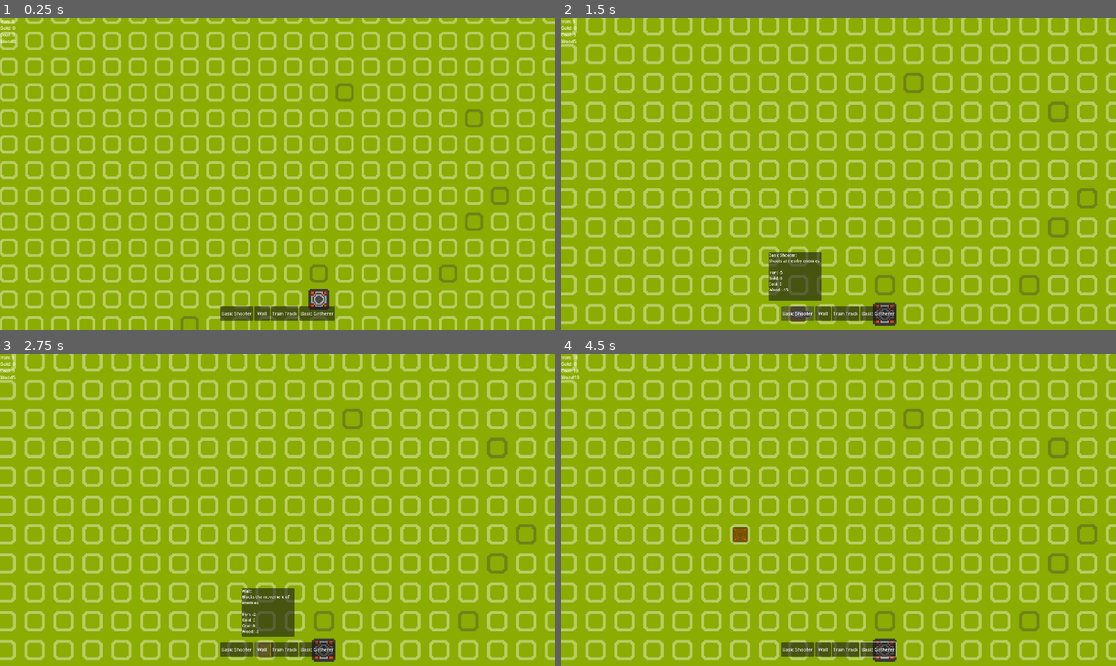
Above: before the commit, frames 1-4 (two rows, left to right).
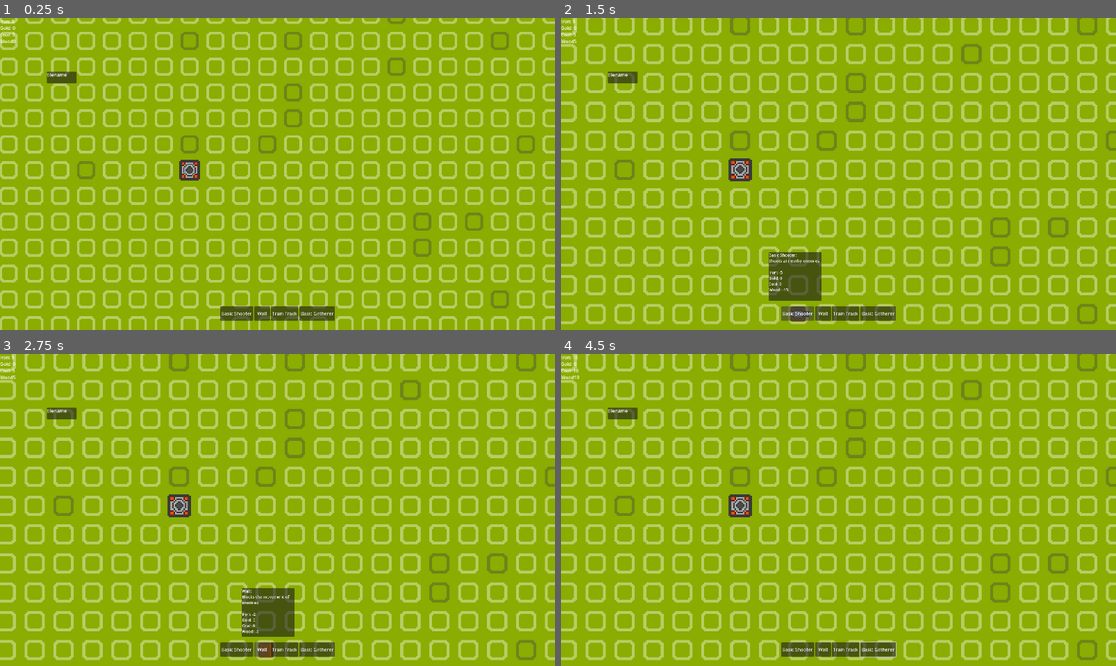
Above: after the commit, the same moments.

Repository: howarja/TowerDefenseGDD335
Game: Godot game, scene res://Scenes/main_scene.tscn
Same seed, same stepped clock (60 frames per second), same inputs: the game is played once before the commit and once after it.
Inputs (mouse positions are in pixels of both pictures, inside the frame that each line leads up to):
- Up to frame 1 (0.25 s): no input
- Up to frame 2 (1.5 s): tap Enter at 0.5 s; move the mouse to (960, 158) at 0.52 s; press the mouse at (960, 158) at 0.53 s; hold Right 0.53-1.25 s; tap Middle mouse button (Deselect, bound only after the commit) at 0.8 s; release the mouse at (960, 158) at 1.25 s; click "Basic Shooter" at 1.25 s
- Up to frame 3 (2.75 s): click "Wall" at 2 s
- Up to frame 4 (4.5 s): click "Train Track" at 2.75 s; click "Basic Gatherer" at 3.5 s; move the mouse to (727, 525) at 4.27 s; hold Down from 4.28 s (still down); tap Middle mouse button (Deselect, bound only after the commit) at 4.35 s

The runs differ from the first frame. In frame 1, 2.4% of the frame differs, in the area x 8-97%, y 0-100%; in frame 2, 2.6%; in frame 3, 2.6%; in frame 4, 2.8%, in the area x 8-100%, y 0-99%.

Commit message:
Placed building info setup, broken placement of resource gatherers

Diff:
--- a/tower-defense-game-gdd-335/BuildingDatas/Wall.tres
+++ b/tower-defense-game-gdd-335/BuildingDatas/Wall.tres
@@ -16,4 +16,5 @@
 name = "Wall"
 description = "Blocks the movement of enemies"
 cost = SubResource("Resource_m3ujj")
+requiredTileGroup = "OreDeposits"
 metadata/_custom_type_script = "uid://d08b2jyucj67r"
--- a/tower-defense-game-gdd-335/Scenes/UI/ui.tscn
+++ b/tower-defense-game-gdd-335/Scenes/UI/ui.tscn
@@ -6,6 +6,7 @@
 [ext_resource type="Resource" uid="uid://bv1ht80gdyspj" path="res://BuildingDatas/StraightTrainTrack.tres" id="5_1c2ca"]
 [ext_resource type="PackedScene" uid="uid://wj64h1ht7124" path="res://Scenes/UI/BuildingInfo.tscn" id="5_q7pk6"]
 [ext_resource type="Resource" uid="uid://btblp2jt54mrq" path="res://BuildingDatas/BasicGatherer.tres" id="6_duuxe"]
+[ext_resource type="Script" uid="uid://cnrx6yc5ldnc5" path="res://Sprites/placed_building_info_element.gd" id="7_duuxe"]
 
 [node name="UI" type="CanvasLayer" unique_id=1517868707]
 
@@ -54,3 +55,26 @@
 offset_right = -97.0
 offset_bottom = 86.0
 pivot_offset = Vector2(43.158, 186.995)
+
+[node name="PlacedBuildingInfoElement" type="Control" parent="." unique_id=503611966]
+layout_mode = 3
+anchors_preset = 0
+offset_left = 220.0
+offset_top = 208.0
+offset_right = 296.0
+offset_bottom = 236.0
+script = ExtResource("7_duuxe")
+
+[node name="Panel" type="Panel" parent="PlacedBuildingInfoElement" unique_id=441514782]
+layout_mode = 0
+offset_left = -58.0
+offset_top = -21.97
+offset_right = 45.0
+offset_bottom = 18.03
+
+[node name="RichTextLabel" type="RichTextLabel" parent="PlacedBuildingInfoElement/Panel" unique_id=685248209]
+layout_mode = 0
+offset_top = -1.0
+offset_right = 107.0
+offset_bottom = 39.0
+text = "tilename"
--- a/tower-defense-game-gdd-335/Scenes/main_scene.tscn
+++ b/tower-defense-game-gdd-335/Scenes/main_scene.tscn
@@ -9,6 +9,8 @@
 
 [node name="MainScene" type="Node2D" unique_id=1004797404]
 script = ExtResource("1_52fb6")
+gridX = 20
+gridY = 20
 tileSize = 100
 
 [node name="Camera2D" type="Camera2D" parent="." unique_id=1129812152]
--- a/tower-defense-game-gdd-335/Scripts/Level.gd
+++ b/tower-defense-game-gdd-335/Scripts/Level.gd
@@ -42,9 +42,10 @@
 		replaceTile(newPos, oreDeposit, true);
 
 	growLevel(20);
+	#growLevel(2);
 
 func getGroundGroup(pos: Vector2, groupName: String):
-	var groundTile = getGroundTileAt(pos)
+	var groundTile = getGroundTileAt(pos, false)
 	if groundTile != null:
 		return groundTile.is_in_group(groupName);
 	else:
@@ -100,9 +101,11 @@
 				newGround[x].append(newTile);
 				newTrainTracks[x].append(null);
 			else:
-				newBuildings[x].append(getBuildingAt(Vector2i(spawnX,spawnY)));
-				newGround[x].append(getGroundTileAt(Vector2i(spawnX,spawnY)));
-				newTrainTracks[x].append(getTrainAt(Vector2i(spawnX,spawnY)));
+				newBuildings[x].append(getBuildingAt(Vector2i(spawnX,spawnY),false));
+				newGround[x].append(getGroundTileAt(Vector2i(spawnX,spawnY),false));
+				if getGroundGroup(Vector2i(spawnX,spawnY),"OreDeposits"):
+					print("Found ore: " + str(x) + ", " + str(y));
+				newTrainTracks[x].append(getTrainAt(Vector2i(spawnY,spawnY),false));
 			y+=1;
 		x+=1;
 
@@ -126,17 +129,17 @@
 	var canPlace: bool = true;
 
 	if !withinLevel(gridPos):
-		print("Outside level bounds");
+		#print("Outside level bounds");
 		return false;
-	elif getBuildingAt(gridPos)!=null:
+	elif getBuildingAt(gridPos,false)!=null:
 		#print("Existing building");
 		canPlace = false;
 	elif building.requiredTileGroup != "":
 		canPlace = false;
 		if getGroundGroup(gridPos, building.requiredTileGroup):
 			canPlace = true;
-		else:
-			print("Incorrect ground tile");
+		#else:
+			#print("Incorrect ground tile");
 
 	return canPlace;
 
@@ -152,29 +155,34 @@
 func convertToWorldSpace(pos: Vector2i):
 	return Vector2(pos.x, pos.y)*tileSize;
 
-func getBuildingAt(pos: Vector2i):
-	pos = applyOffset(pos);
+func getBuildingAt(pos: Vector2i, applyOffset: bool):
+	if applyOffset:
+		pos = applyOffset(pos);
 	if(!withinLevel(pos)):
 		return null;
 	return buildings[pos.x][pos.y];
 
-func getGroundTileAt(pos: Vector2i):
-	pos = applyOffset(pos);
+func getGroundTileAt(pos: Vector2i, applyOffset: bool):
+	if applyOffset:
+		pos = applyOffset(pos);
+	print(pos);
 	if(!withinLevel(pos)):
+		print("Outside level");
 		return null;
 	return ground[pos.x][pos.y];
 
-func getTrainAt(pos: Vector2i):
-	pos = applyOffset(pos);
+func getTrainAt(pos: Vector2i, applyOffset: bool):
+	if applyOffset:
+		pos = applyOffset(pos);
 	if(!withinLevel(pos)):
 		return null;
 	return trains[pos.x][pos.y];
 
 func withinLevel(pos: Vector2i):
-	pos = applyOffset(pos);
-	if pos.x>=ground.size() or pos.x<offset:
+	#pos = applyOffset(pos);
+	if pos.x>=ground.size() or pos.x<0:
 		return false;
-	if pos.y>=ground[pos.x].size() or pos.y<offset:
+	if pos.y>=ground[pos.x].size() or pos.y<0:
 		return false;
 	return true;
 
--- a/tower-defense-game-gdd-335/Scripts/building.gd
+++ b/tower-defense-game-gdd-335/Scripts/building.gd
@@ -48,7 +48,6 @@
 	$CollisionShape2D.disabled = false;
 	setColor(Color.WHITE);
 	var tween = get_tree().create_tween();
-	print( spriteScale);
 	tween.tween_property(sprite, "scale", spriteScale, 0.1).set_trans(Tween.TRANS_BOUNCE)
 
 func setColor(col: Color):
--- a/tower-defense-game-gdd-335/Scripts/globals.gd
+++ b/tower-defense-game-gdd-335/Scripts/globals.gd
@@ -3,3 +3,4 @@
 var playerManager;
 var buildingInfo;
 var level;
+var placedBuidlingInfo;
--- a/tower-defense-game-gdd-335/Scripts/player_manager.gd
+++ b/tower-defense-game-gdd-335/Scripts/player_manager.gd
@@ -24,6 +24,9 @@
 		if Input.is_action_just_pressed("Rotate"):
 			currentRot+=deg_to_rad(90);
 			currentSelectedInstance.rotation=currentRot;
+		elif Input.is_action_just_pressed("Deselect"):
+			currentSelectedInstance.queue_free();
+			currentSelectedInstance = null;
 
 	# Spawn a building when the mouse is clicked
 	if currentSelectedInstance!=null:
@@ -39,12 +42,20 @@
 			Globals.level.setBuildingAt(gridPos, currentSelectedInstance);
 			currentSelectedInstance.enable();
 			newBuilding();
+	else:
+		if Input.is_action_pressed("Primary"):
+			var gridPos = Globals.level.convertToGridSpace(get_global_mouse_position());
+			var building = Globals.level.getBuildingAt(gridPos, true);
+			selectBuilding(building);
 
 func setSelectedBuilding(newSelection: BuildingData):
 	selectedBuilding = newSelection;
 	if currentSelectedInstance!=null:
 		currentSelectedInstance.queue_free();
 	newBuilding();
+
+func selectBuilding(building):
+	Globals.placedBuidlingInfo.setTarget(building);
 
 func newBuilding():
 	currentSelectedInstance = selectedBuilding.buildingScene.instantiate();
--- /dev/null
+++ b/tower-defense-game-gdd-335/Sprites/placed_building_info_element.gd
@@ -0,0 +1,17 @@
+extends Control
+
+var target;
+
+func _ready() -> void:
+	Globals.placedBuidlingInfo = self;
+
+func setTarget(target):
+	self.target = target;
+
+func _process(delta: float) -> void:
+	if target != null:
+		var pos = target.get_global_transform_with_canvas().origin;
+		setPosition(pos);
+
+func setPosition(pos: Vector2):
+	position = pos;
--- a/tower-defense-game-gdd-335/project.godot
+++ b/tower-defense-game-gdd-335/project.godot
@@ -50,6 +50,11 @@
 "events": [Object(InputEventKey,"resource_local_to_scene":false,"resource_name":"","device":-1,"window_id":0,"alt_press …(192 unchanged characters)…
 ]
 }
+Deselect={
+"deadzone": 0.2,
+"events": [Object(InputEventMouseButton,"resource_local_to_scene":false,"resource_name":"","device":-1,"window_id":0,"alt_pressed":false,"shift_pressed":false,"ctrl_pressed":false,"meta_pressed":false,"button_mask":4,"position":Vector2(169, 33),"global_position":Vector2(181, 93),"factor":1.0,"button_index":3,"canceled":false,"pressed":true,"double_click":false,"script":null)
+]
+}
 
 [layer_names]
 
Not shown, added: tower-defense-game-gdd-335/Sprites/placed_building_info_element.gd.uid
